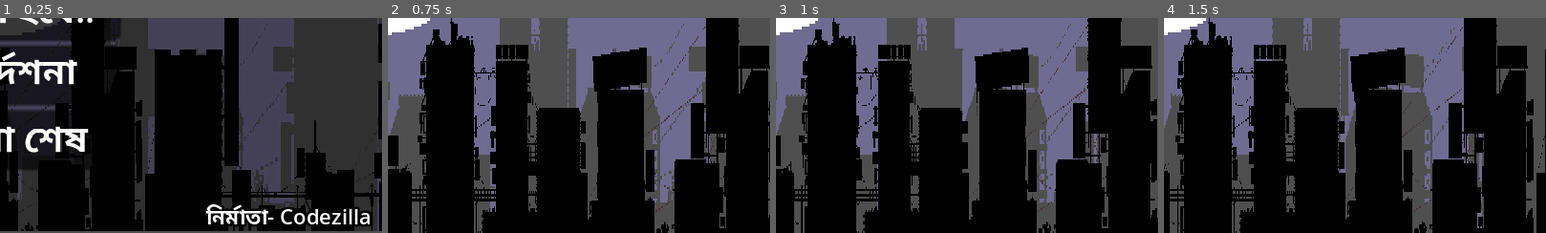
Above: before the commit, frames 1-4 (left to right).
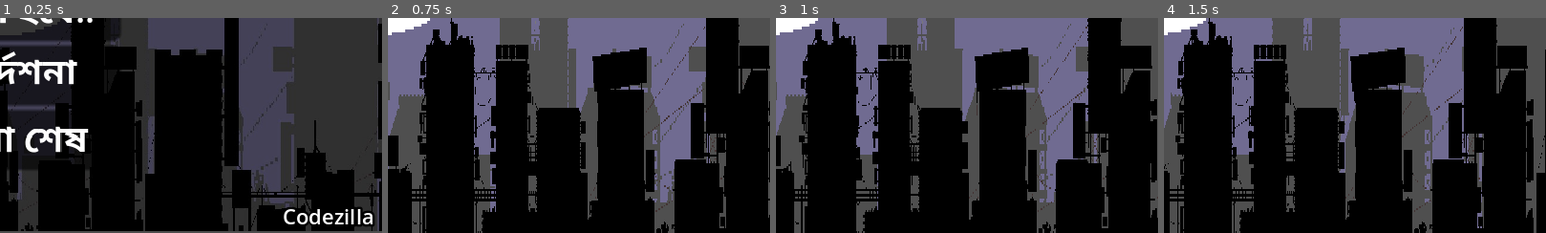
Above: after the commit, the same moments.

Repository: AryanZihan/codezillagamejam2024
Game: Godot game, scene res://Scenes/main_menu.tscn
Two runs of this game, one before a commit and one after it. Both use one fixed random seed, a clock stepped at 60 frames per second and the inputs below.
Inputs:
- Up to frame 1 (0.25 s): no input
- Up to frame 2 (0.75 s): click "খেলা হবে!!" at 0.5 s
- Up to frame 3 (1 s): no input
- Up to frame 4 (1.5 s): no input
The pictures show only the part of the screen within x 49-99%, y 50-100%; the shares and areas given below are measured in that part.

The runs differ from the first frame. In frame 1, 2.2% of the frame differs, in the area x 53-98%, y 86-97%; in frame 2, nothing differs; in frame 3, nothing differs; in frame 4, nothing differs.

Commit message:
Update main_menu.tscn

Diff:
--- a/Scenes/main_menu.tscn
+++ b/Scenes/main_menu.tscn
@@ -118,14 +118,14 @@
 
 [node name="Label2" type="Label" parent="."]
 layout_mode = 0
-offset_left = 1436.0
+offset_left = 1628.0
 offset_top = 996.0
-offset_right = 2258.0
+offset_right = 2450.0
 offset_bottom = 1160.0
 theme_override_colors/font_shadow_color = Color(0, 0, 0, 1)
 theme_override_constants/shadow_outline_size = 23
 theme_override_font_sizes/font_size = 53
-text = "নির্মাতা- Codezilla"
+text = "Codezilla"
 
 [node name="AudioStreamPlayer" type="AudioStreamPlayer" parent="."]
 stream = ExtResource("2_bpr14")
